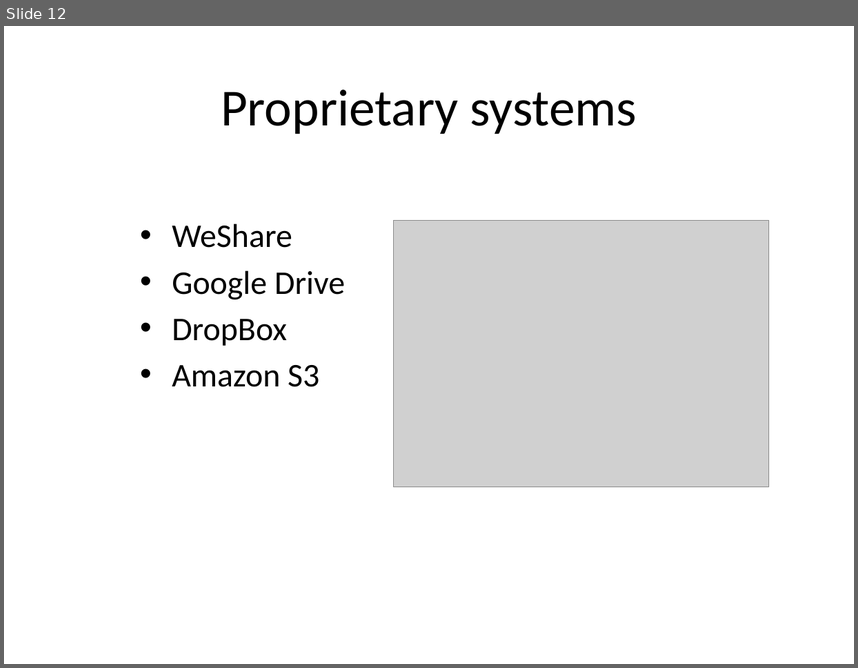
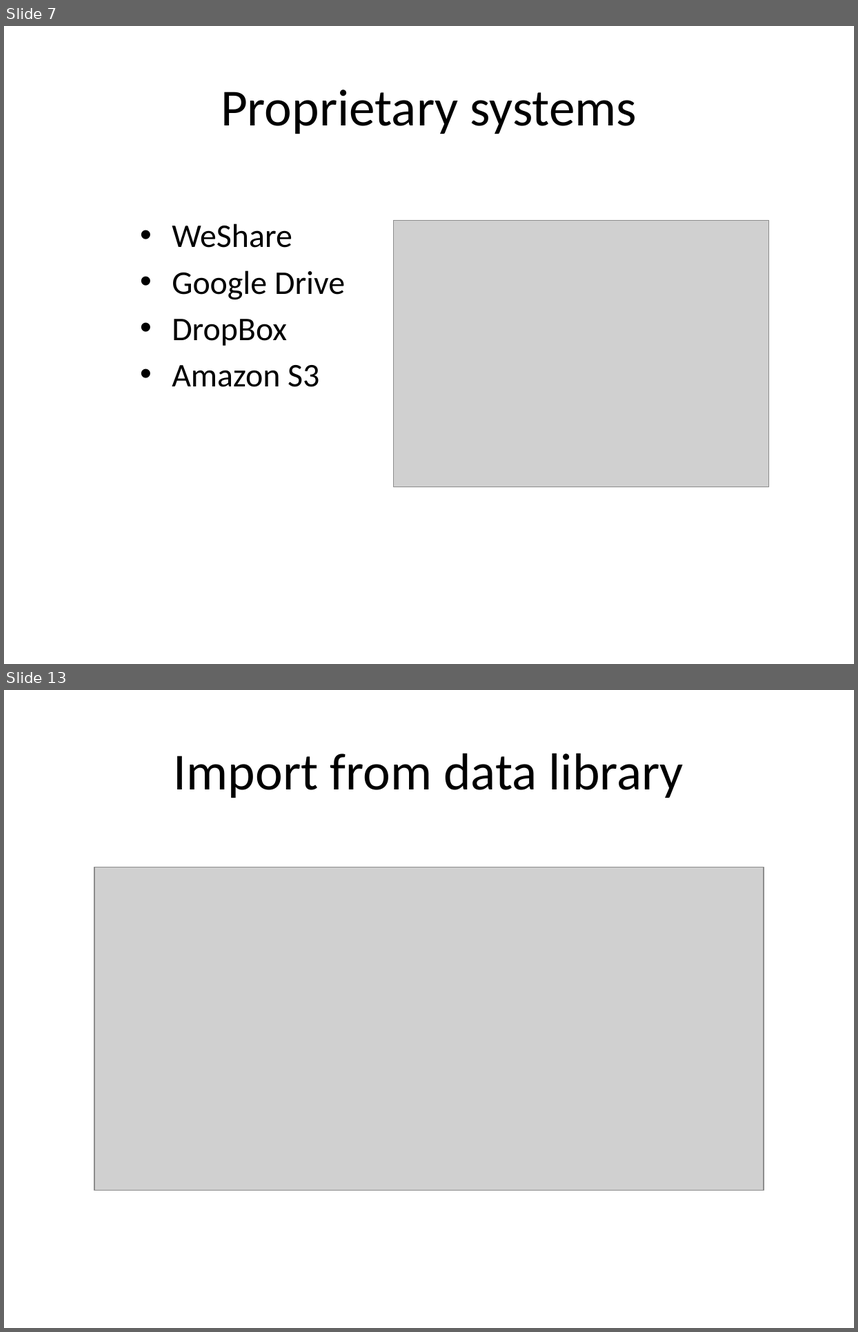
Before and after one commit to rvosa/ngs-workflows, a slide deck: doc/slides/day4/session2/DataSharing.pptx. Shown one above the other, each under a label of ours: slide 12 before the commit, slides 7 and 13 after it; the slides between them are not shown. The pictures are 858x668 and 858x1332 pixels, drawn with LibreOffice and Linux fonts; fonts in the diff are those of the drawing; grey boxes stand for pictures. Boxes give left, top, right and bottom in pixels: in the first picture for what was removed or moved away, otherwise in the second. Text is boxed around its words. In the diff, an @@ line names an element or a change of style, - is before the commit and + after.

```diff
--- a/doc/slides/day4/session2/DataSharing.pptx
+++ b/doc/slides/day4/session2/DataSharing.pptx
@@ slide 13 added at [4,690,854,1328], background #FFFFFF @@
@@ title added at [174,753,684,798], 44 pt, text #000000 @@
+Import from data library
@@ picture added at [94,867,763,1190] @@
@@ what was slide 12 is now slide 7 @@
```
Also in this commit, not shown: 4 slides changed, 9 other slides added, 8 slides removed, 2 other files.
